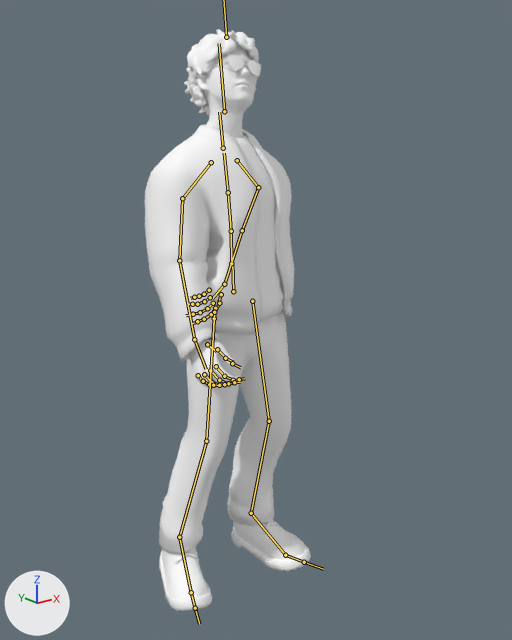
What one commit did to the FBX model models/animations/idle.fbx.
One viewpoint serves both versions: a 50 mm lens placed at (-1.363, -1.825, 1.665), pointed at (0.08, -0.021, 0.944). The lights are fixed; the arrows at lower left show +X, +Y and +Z. Both versions are drawn at frame 30 of the action 'mixamo.com'; the numbers are the values there. The bones that bend it are drawn over the model as lines.

Objects in the first picture: 'Wolf3D_Body', 'Wolf3D_Glasses', 'Wolf3D_Hair', 'Wolf3D_Head', 'Wolf3D_Outfit_Bottom', 'Wolf3D_Outfit_Footwear', 'Wolf3D_Outfit_Top'.
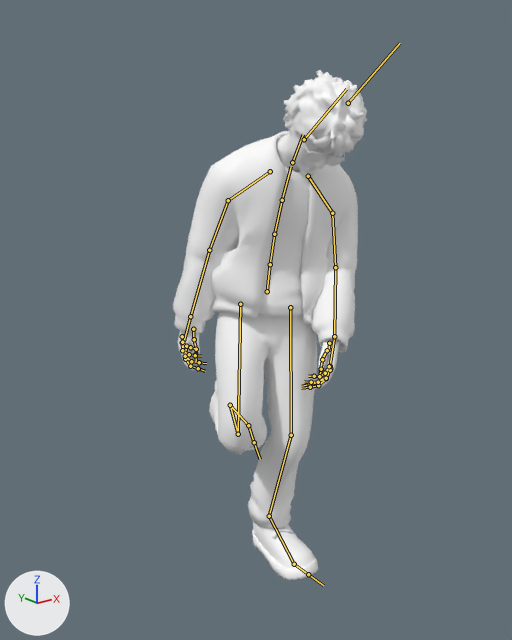
Changed parts and their boxes [x1, y1, x2, y2] in the pictures (512 x 640 px):
'Wolf3D_Outfit_Top', posed (23% wider): before [145, 125, 295, 361]; after [173, 131, 358, 353]
'Wolf3D_Outfit_Bottom', posed (18% narrower, 11% shorter): before [159, 309, 291, 553]; after [209, 310, 317, 528]
'Wolf3D_Hair', posed (9% wider): before [184, 29, 261, 115]; after [283, 70, 367, 157]
'Wolf3D_Outfit_Footwear', posed: before [159, 519, 311, 611]; after [215, 380, 318, 580]
'Wolf3D_Head', posed: before [196, 48, 256, 138]; after [276, 118, 338, 174]
'Wolf3D_Body', posed: before [189, 337, 241, 389]; after [178, 330, 339, 389]
'Wolf3D_Glasses', posed: before [203, 55, 261, 78]; after [302, 137, 345, 166]
'EyeRight', posed (not visible before): after [310, 146, 318, 150]
bone 'mixamorig:Hips', root to tip: before (233, 291) to (232, 262); after (267, 291) to (270, 263)
bone 'mixamorig:Spine', root to tip: before (231, 263) to (231, 231); after (270, 264) to (274, 234)
bone 'mixamorig:Spine1', root to tip: before (231, 231) to (228, 192); after (274, 234) to (282, 200)
bone 'mixamorig:Spine2', root to tip: before (228, 192) to (224, 153); after (282, 200) to (291, 166)
bone 'mixamorig:Neck', root to tip: before (223, 148) to (219, 112); after (292, 162) to (303, 134)
bone 'mixamorig:Head', root to tip: before (224, 111) to (219, 43); after (304, 139) to (346, 89)
bone 'mixamorig:LeftShoulder', root to tip: before (237, 160) to (258, 187); after (308, 176) to (332, 213)
bone 'mixamorig:LeftArm', root to tip: before (258, 187) to (242, 230); after (332, 213) to (335, 267)
bone 'mixamorig:LeftForeArm', root to tip: before (242, 230) to (224, 284); after (335, 267) to (334, 336)
bone 'mixamorig:LeftHand', root to tip: before (224, 284) to (212, 298); after (334, 336) to (330, 365)
bone 'mixamorig:LeftHandThumb1', root to tip: before (221, 294) to (218, 302); after (329, 343) to (328, 351)
bone 'mixamorig:LeftHandThumb2', root to tip: before (219, 303) to (215, 311); after (327, 350) to (322, 359)
bone 'mixamorig:LeftHandThumb3', root to tip: before (214, 311) to (214, 319); after (322, 359) to (320, 368)
bone 'mixamorig:LeftHandIndex1', root to tip: before (215, 308) to (211, 314); after (330, 366) to (326, 375)
bone 'mixamorig:LeftHandMiddle2', root to tip: before (207, 308) to (200, 312); after (326, 378) to (318, 385)
bone 'mixamorig:RightShoulder', root to tip: before (211, 162) to (182, 198); after (270, 171) to (228, 200)
bone 'mixamorig:RightArm', root to tip: before (182, 198) to (179, 260); after (228, 200) to (209, 250)
bone 'mixamorig:RightForeArm', root to tip: before (179, 260) to (194, 339); after (209, 250) to (190, 316)
bone 'mixamorig:RightHand', root to tip: before (194, 339) to (206, 369); after (190, 316) to (184, 341)
bone 'mixamorig:RightHandThumb3', root to tip: before (225, 358) to (233, 362); after (196, 349) to (196, 355)
bone 'mixamorig:RightHandIndex2', root to tip: before (224, 376) to (233, 380); after (185, 359) to (190, 366)
bone 'mixamorig:RightHandMiddle1', root to tip: before (210, 370) to (219, 380); after (184, 346) to (185, 356)
bone 'mixamorig:RightHandRing1', root to tip: before (204, 374) to (212, 382); after (182, 342) to (182, 350)
bone 'mixamorig:RightHandRing2', root to tip: before (212, 382) to (219, 385); after (182, 350) to (189, 354)
bone 'mixamorig:RightHandPinky1', root to tip: before (198, 375) to (203, 381); after (182, 336) to (182, 342)
bone 'mixamorig:RightHandPinky2', root to tip: before (203, 381) to (209, 384); after (182, 342) to (186, 346)
bone 'mixamorig:LeftUpLeg', root to tip: before (252, 301) to (269, 421); after (290, 307) to (291, 435)
bone 'mixamorig:LeftLeg', root to tip: before (269, 421) to (251, 513); after (291, 435) to (269, 516)
bone 'mixamorig:LeftFoot', root to tip: before (251, 513) to (285, 555); after (269, 516) to (294, 564)
bone 'mixamorig:RightUpLeg', root to tip: before (214, 312) to (206, 441); after (240, 304) to (238, 434)
bone 'mixamorig:RightLeg', root to tip: before (206, 441) to (179, 537); after (238, 434) to (230, 405)
bone 'mixamorig:RightFoot', root to tip: before (179, 537) to (191, 592); after (230, 405) to (248, 425)

The change in detail:
Bone 'mixamorig:Hips' (bone_mixamorig_hips) moves from (-0.011, -0.008, 0.009) to (0.14, -0.036, -0.001).
Bone 'mixamorig:Hips' (bone_mixamorig_hips) turns from (-1, 7, 0) to (-1, -32, -8) degrees about its own x, y and z.
Bone 'mixamorig:Spine' (bone_mixamorig_spine) turns from (3, 3, -1) to (10, 4, -1) degrees about its own x, y and z.
Bone 'mixamorig:Spine1' (bone_mixamorig_spine1) turns from (-3, 1, 0) to (11, 1, 0) degrees about its own x, y and z.
Bone 'mixamorig:Spine2' (bone_mixamorig_spine2) turns from (-3, 1, 0) to (11, 1, 0) degrees about its own x, y and z.
Bone 'mixamorig:Neck' (bone_mixamorig_neck) turns from (-4, -1, -1) to (7, 3, -1) degrees about its own x, y and z.
Bone 'mixamorig:Head' (bone_mixamorig_head) turns from (-15, -15, -14) to (14, 6, -9) degrees about its own x, y and z.
Bone 'mixamorig:LeftShoulder' (bone_mixamorig_leftshoulder) turns from (5, 0, -6) to (14, 0, 10) degrees about its own x, y and z.
Bone 'mixamorig:LeftArm' (bone_mixamorig_leftarm) turns from (16, 16, -25) to (2, 11, 27) degrees about its own x, y and z.
Bone 'mixamorig:LeftForeArm' (bone_mixamorig_leftforearm) turns from (4, 0, -14) to (5, -1, 10) degrees about its own x, y and z.
Bone 'mixamorig:LeftHand' (bone_mixamorig_lefthand) turns from (-9, 19, -24) to (1, -6, -5) degrees about its own x, y and z.
Bone 'mixamorig:LeftHandThumb1' (bone_mixamorig_lefthandthumb1) turns from (-16, 5, -6) to (-23, 35, -23) degrees about its own x, y and z.
Bone 'mixamorig:LeftHandThumb2' (bone_mixamorig_lefthandthumb2) turns from (4, 2, 0) to (5, 5, 12) degrees about its own x, y and z.
Bone 'mixamorig:LeftHandThumb3' (bone_mixamorig_lefthandthumb3) turns from (-9, -4, 17) to (12, -3, -24) degrees about its own x, y and z.
Bone 'mixamorig:LeftHandIndex1' (bone_mixamorig_lefthandindex1) turns from (1, 0, 2) to (5, -1, -4) degrees about its own x, y and z.
Bone 'mixamorig:LeftHandMiddle2' (bone_mixamorig_lefthandmiddle2) turns from (16, 0, -4) to (10, 0, -3) degrees about its own x, y and z.
Bone 'mixamorig:RightShoulder' (bone_mixamorig_rightshoulder) turns from (5, -1, 4) to (10, 0, -11) degrees about its own x, y and z.
Bone 'mixamorig:RightArm' (bone_mixamorig_rightarm) turns from (12, -1, -16) to (9, 4, -13) degrees about its own x, y and z.
Bone 'mixamorig:RightForeArm' (bone_mixamorig_rightforearm) turns from (5, 1, 2) to (7, 0, 7) degrees about its own x, y and z.
Bone 'mixamorig:RightHand' (bone_mixamorig_righthand) turns from (-4, -9, -9) to (-3, -3, 11) degrees about its own x, y and z.
Bone 'mixamorig:RightHandThumb3' (bone_mixamorig_righthandthumb3) turns from (-10, 4, -26) to (9, -1, 18) degrees about its own x, y and z.
Bone 'mixamorig:RightHandIndex2' (bone_mixamorig_righthandindex2) turns from (29, 0, 5) to (13, 0, 4) degrees about its own x, y and z.
Bone 'mixamorig:RightHandMiddle1' (bone_mixamorig_righthandmiddle1) turns from (25, 2, -9) to (17, 1, -9) degrees about its own x, y and z.
Bone 'mixamorig:RightHandRing1' (bone_mixamorig_righthandring1) turns from (23, 0, -11) to (6, -1, -11) degrees about its own x, y and z.
Bone 'mixamorig:RightHandRing2' (bone_mixamorig_righthandring2) turns from (20, 0, 3) to (32, -1, 4) degrees about its own x, y and z.
Bone 'mixamorig:RightHandPinky1' (bone_mixamorig_righthandpinky1) turns from (26, 12, -7) to (7, 13, -9) degrees about its own x, y and z.
Bone 'mixamorig:RightHandPinky2' (bone_mixamorig_righthandpinky2) turns from (3, 0, 2) to (20, 0, 3) degrees about its own x, y and z.
Bone 'mixamorig:LeftUpLeg' (bone_mixamorig_leftupleg) turns from (7, -7, -3) to (14, -12, -3) degrees about its own x, y and z.
Bone 'mixamorig:LeftLeg' (bone_mixamorig_leftleg) turns from (-17, 3, 3) to (-33, 6, 1) degrees about its own x, y and z.
Bone 'mixamorig:LeftFoot' (bone_mixamorig_leftfoot) turns from (8, -1, 0) to (15, -8, 18) degrees about its own x, y and z.
Bone 'mixamorig:RightUpLeg' (bone_mixamorig_rightupleg) turns from (1, 13, -2) to (26, 4, 8) degrees about its own x, y and z.
Bone 'mixamorig:RightLeg' (bone_mixamorig_rightleg) turns from (-15, 9, -4) to (-103, 1, 8) degrees about its own x, y and z.
Bone 'mixamorig:RightFoot' (bone_mixamorig_rightfoot) turns from (6, 6, 3) to (-17, 3, 19) degrees about its own x, y and z.
